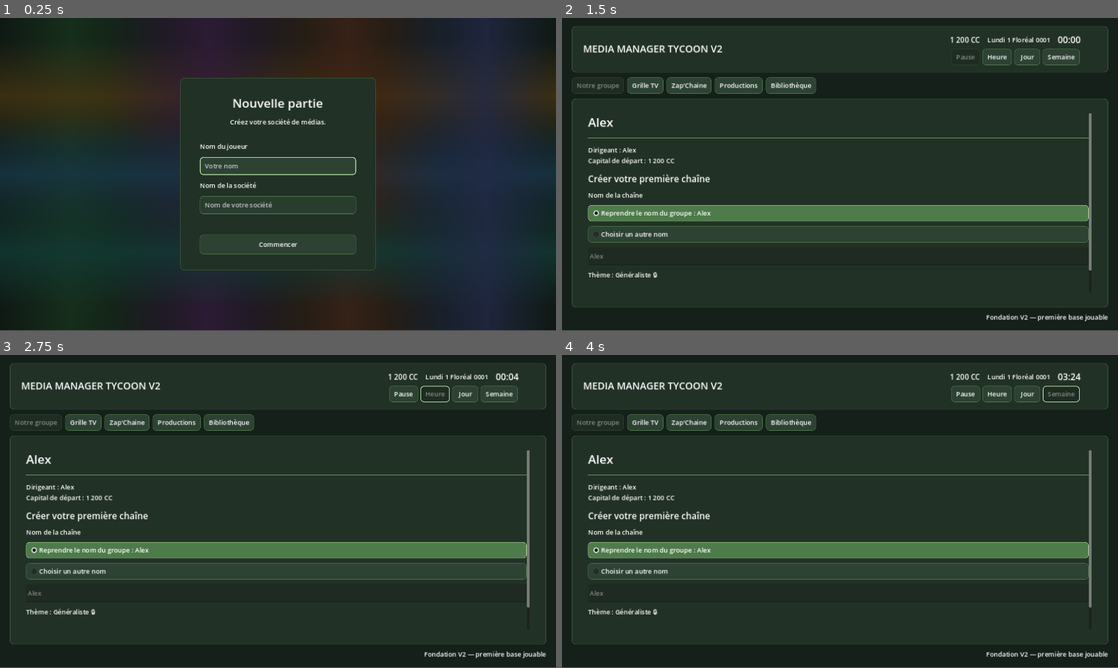
Above: before the commit, frames 1-4 (two rows, left to right).
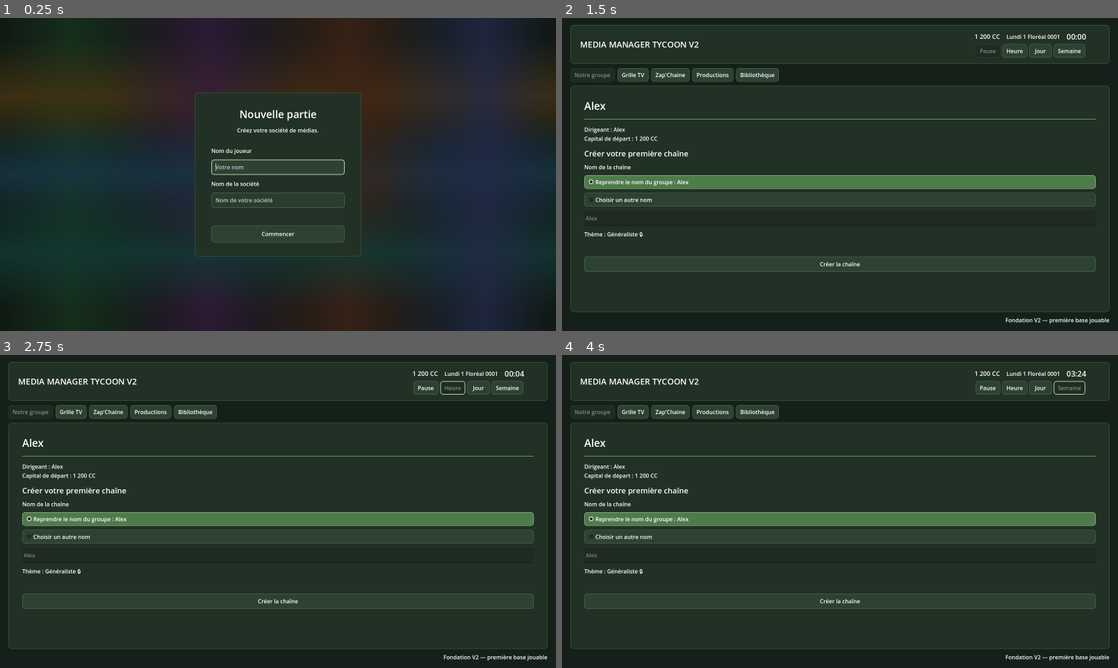
Above: after the commit, the same moments.

Repository: Adrienco69/MediaManagerTycoon_V2
Game: Godot game, scene res://scenes/main.tscn
Two runs of this game, one before a commit and one after it. Both use one fixed random seed, a clock stepped at 60 frames per second and the inputs below.
Inputs (mouse positions are in pixels of both pictures, inside the frame that each line leads up to):
- Up to frame 1 (0.25 s): no input
- Up to frame 2 (1.5 s): click (840, 165) at 0.52 s; type "Alex" at 0.6 s; click (840, 205) at 0.75 s; type "Alex" at 0.83 s; click "Commencer" at 1.25 s
- Up to frame 3 (2.75 s): click "Heure" at 2 s
- Up to frame 4 (4 s): click "Jour" at 2.75 s; click "Semaine" at 3.5 s
In our replay, the window is 800x449 before the commit and 800x450 after it. These sizes can differ from the game's own. Grey fills any space a smaller window leaves; there, only what the larger window draws over its background counts as a difference.

The runs differ from the first frame. In frame 1, 3.4% of the frame differs, in the area x 32-93%, y 19-100%; in frame 2, 16%; in frame 3, 16%, in the area x 1-99%, y 2-98%; in frame 4, 16%.

Commit message:
Agrandit la fenêtre sans zoomer l'interface

Diff:
--- a/project.godot
+++ b/project.godot
@@ -13,11 +13,12 @@
 
 [display]
 
-window/size/viewport_width=1366
-window/size/viewport_height=768
-window/size/window_width_override=1366
-window/size/window_height_override=768
-window/stretch/mode="canvas_items"
+window/size/viewport_width=1600
+window/size/viewport_height=900
+window/size/window_width_override=1600
+window/size/window_height_override=900
+window/size/resizable=true
+window/stretch/mode="disabled"
 
 [rendering]
 
